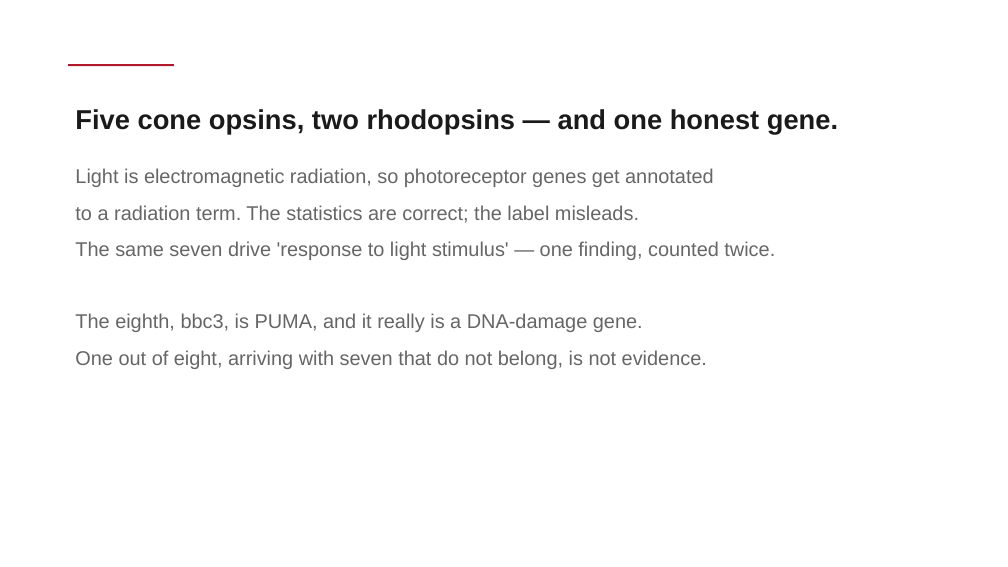
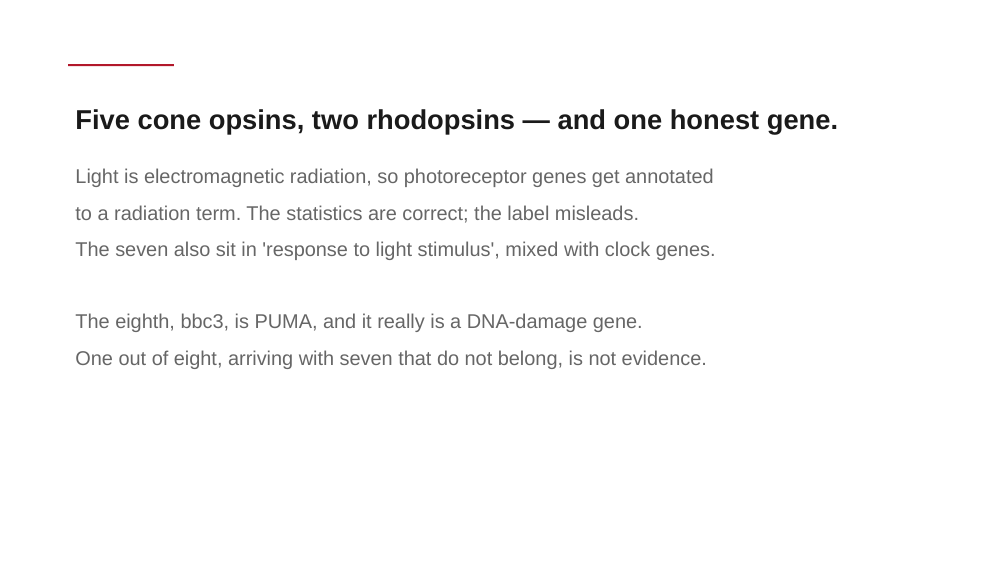
Before and after one commit to enriquea/ZebraQ, a slide deck: slide 18 of slides/S6_slides.pptx. Drawn at 1008x567 pixels with LibreOffice and Linux fonts; fonts in the diff are those of the drawing. Boxes give left, top, right and bottom in pixels: in the first picture for what was removed or moved away, otherwise in the second. Text is boxed around its words. In the diff, an @@ line names an element or a change of style, - is before the commit and + after.

Commit message:
Fix four remaining review findings
- S6 dotplot coloured raw adjusted p-values on a linear ramp, so four
  strong terms shared one colour and only the weakest term stood out.
  Colour is now -log10(padj).
- 'Response to light stimulus' was described as the same genes as the
  radiation term. It has 14 genes, five of them clock genes, so it mixes
  the photoreceptor and circadian problems that section 9 separates.
- The S7 vintage hint said bone mineralization first appears in 2023; it
  is already significant in 2021.
- README still said both tracks cover the same material, which S6 and S7
  being R-only made false.

```diff
--- a/slides/S6_slides.pptx
+++ b/slides/S6_slides.pptx
@@ text at [75, 241, 716, 260]: text changed @@
-The same seven drive 'response to light stimulus' — one finding, counted twice.
+The seven also sit in 'response to light stimulus', mixed with clock genes.
```
Also in this commit, not shown: 6 other files.
